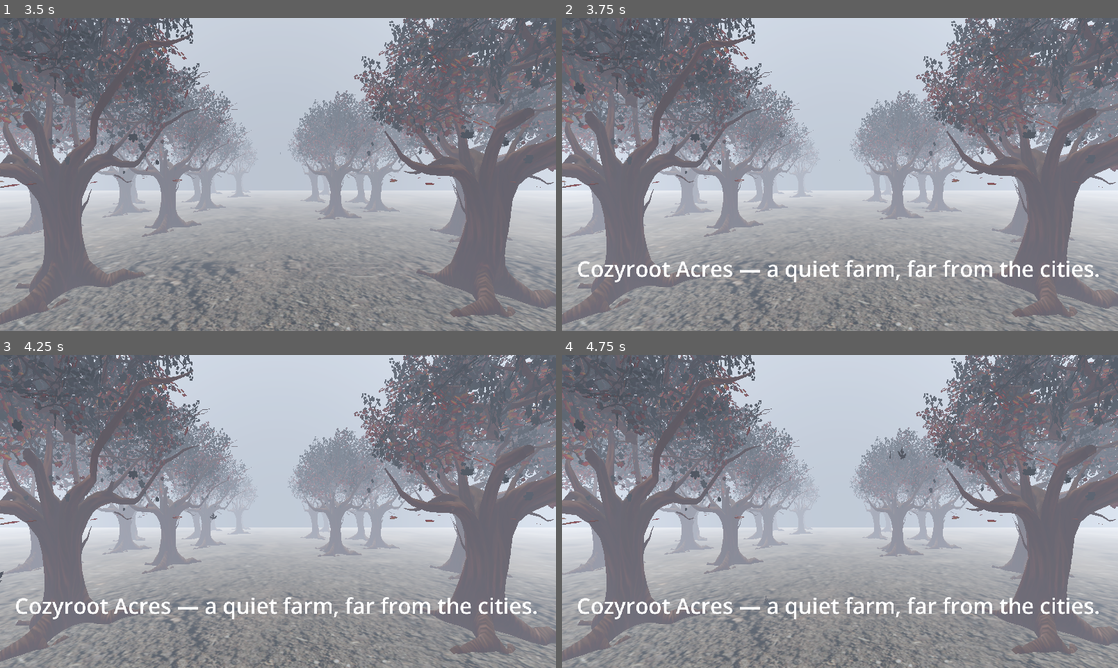
Above: before the commit, frames 1-4 (two rows, left to right).
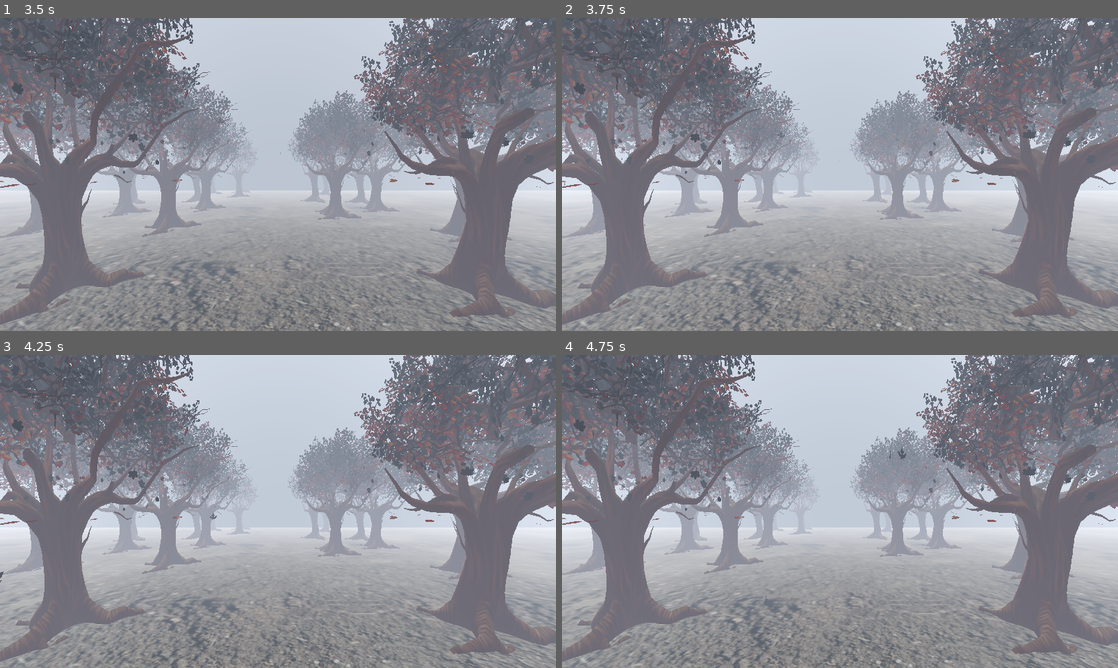
Above: after the commit, the same moments.

Repository: FlipSniper/TheNightFarm
Game: Godot game, scene res://UI/main_menu.tscn
Two runs of this game, one before a commit and one after it. Both use one fixed random seed, a clock stepped at 60 frames per second and the inputs below. A sky picture missing from this copy of the repository is replaced by a grey-blue gradient.
Inputs (mouse positions are in pixels of both pictures, inside the frame that each line leads up to):
- Up to frame 1 (3.5 s): click "PLAY" at 0.5 s; click "PLAY" at 1.25 s; tap Enter (ui_accept) at 2, 2.27, 2.75, 3.02 s; move the mouse to (400, 158) at 2.02 s; hold D (right) 2.03-2.78 s; click (400, 158) at 2.1 s; move the mouse to (166, 190) at 2.77 s; hold S (backward) from 2.78 s (still down); tap C (controls) at 2.85 s
- Up to frame 2 (3.75 s): move the mouse to (895, 105) at 3.52 s; release S (backward) at 3.53 s; hold D (right) from 3.53 s (still down); tap E (interact) at 3.6 s
- Up to frame 3 (4.25 s): keep holding D (right)
- Up to frame 4 (4.75 s): move the mouse to (812, 574) at 4.27 s; release D (right) at 4.28 s; hold W (forward) from 4.28 s (still down); right-click (812, 574) at 4.35 s; tap Enter (ui_accept) at 4.52 s

Frame 1 is identical in both runs. In frame 2, 1.6% of the frame differs, in the area x 2-97%, y 77-85%; in frame 3, 1.6%; in frame 4, 1.6%.

Commit message:
Sound + Story

Diff:
--- a/general_scripts/story.gd
+++ b/general_scripts/story.gd
@@ -1,15 +1,45 @@
 extends Node
+var label = 0
+var prev_label = 0
+var skippable = false
 
 func _ready() -> void:
 	$Story/fade.visible = true
 	$Story/AnimationPlayer.play("fade")
 	await get_tree().create_timer(2).timeout
-	$Story/Label8.visible = false
-	$Story/Label.visible = true
+	$Story/fade.visible = false
+	skippable = true
+
+func _process(delta: float) -> void:
+	if Input.is_action_just_pressed("click") and !$Story/AnimationPlayer.is_playing() and skippable:
+		label+=1
+	if prev_label != label:
+		prev_label = label
+		if label == 1:
+			label1()
+		if label == 2:
+			label2()
+		if label == 3:
+			label3()
 
 func label1():
+	skippable = false
 	$Story/Label.visible = true
+	$Narrator1.play()
+	await get_tree().create_timer(5).timeout
+	skippable = true
 
 func label2():
 	$Story/Label.visible = false
+	skippable = false
 	$Story/Label2.visible = true
+	$Eli1.play()
+	await get_tree().create_timer(8).timeout
+	skippable = true
+func label3():
+	$Story/Label2.visible = false
+	skippable = false
+	$Story/Label3.visible = true
+	$Eli2.play()
+	await get_tree().create_timer(5).timeout
+	skippable = true
--- a/scenes/story.tscn
+++ b/scenes/story.tscn
@@ -1,10 +1,13 @@
-[gd_scene load_steps=19 format=3 uid="uid://c4f6gnvoptru2"]
+[gd_scene load_steps=22 format=3 uid="uid://c4f6gnvoptru2"]
 
 [ext_resource type="Script" uid="uid://57u41rq3e5rf" path="res://general_scripts/story.gd" id="1_of347"]
 [ext_resource type="PackedScene" uid="uid://7u76fw58guo1" path="res://scenes/tree.tscn" id="1_wq8l7"]
 [ext_resource type="Texture2D" uid="uid://ccy0mm64lpmbx" path="res://assets/textures/Dirt.jpg" id="2_of347"]
 [ext_resource type="Texture2D" uid="uid://gccxfycqta6l" path="res://assets/textures/leaf.png" id="3_d52np"]
 [ext_resource type="Texture2D" uid="uid://cprv22fqk2wmn" path="res://assets/textures/qwantani_dusk_2_1k.hdr" id="4_2tlxm"]
+[ext_resource type="AudioStream" uid="uid://dja0bglfj2sdt" path="res://assets/sounds/Eli1.mp3" id="6_yrqcj"]
+[ext_resource type="AudioStream" uid="uid://b5ardakgat32h" path="res://assets/sounds/Eli2.mp3" id="7_he5lq"]
+[ext_resource type="AudioStream" uid="uid://b20lsahji2thv" path="res://assets/sounds/Narrator1.mp3" id="8_oiacb"]
 
 [sub_resource type="Animation" id="Animation_8ctay"]
 resource_name = "fade"
@@ -143,7 +146,8 @@
 grow_horizontal = 2
 grow_vertical = 2
 theme_override_font_sizes/font_size = 50
-text = "Another day, another harvest. Life’s simple… peaceful…"
+text = "Another day, another harvest.
+Life’s simple… peaceful…"
 
 [node name="Label3" type="Label" parent="Story"]
 visible = false
@@ -349,3 +353,12 @@
 environment = SubResource("Environment_2kgj7")
 
 [node name="Camera3D" type="Camera3D" parent="."]
+
+[node name="Eli1" type="AudioStreamPlayer" parent="."]
+stream = ExtResource("6_yrqcj")
+
+[node name="Eli2" type="AudioStreamPlayer" parent="."]
+stream = ExtResource("7_he5lq")
+
+[node name="Narrator1" type="AudioStreamPlayer" parent="."]
+stream = ExtResource("8_oiacb")
Not shown, added: assets/sounds/Eli1.mp3.import
Not shown, added: assets/sounds/Eli2.mp3.import
Not shown, added: assets/sounds/Narrator1.mp3.import
Not shown, added: assets/sounds/Eli1.mp3
Not shown, added: assets/sounds/Eli2.mp3
Not shown, added: assets/sounds/Narrator1.mp3
